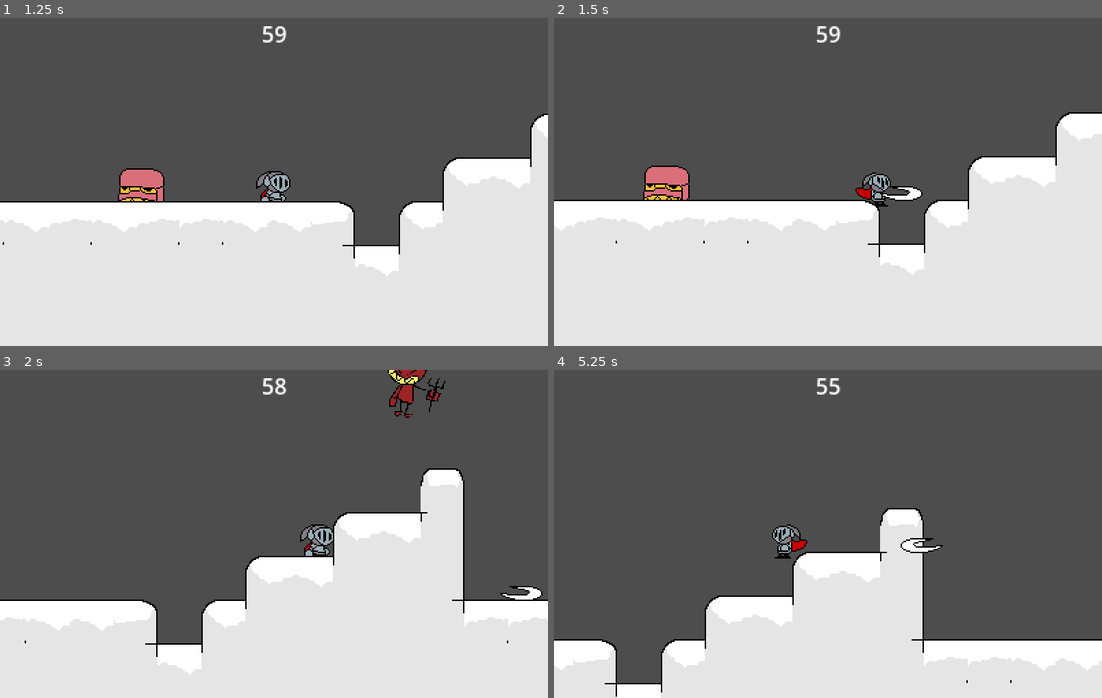
Above: before the commit, frames 1-4 (two rows, left to right).
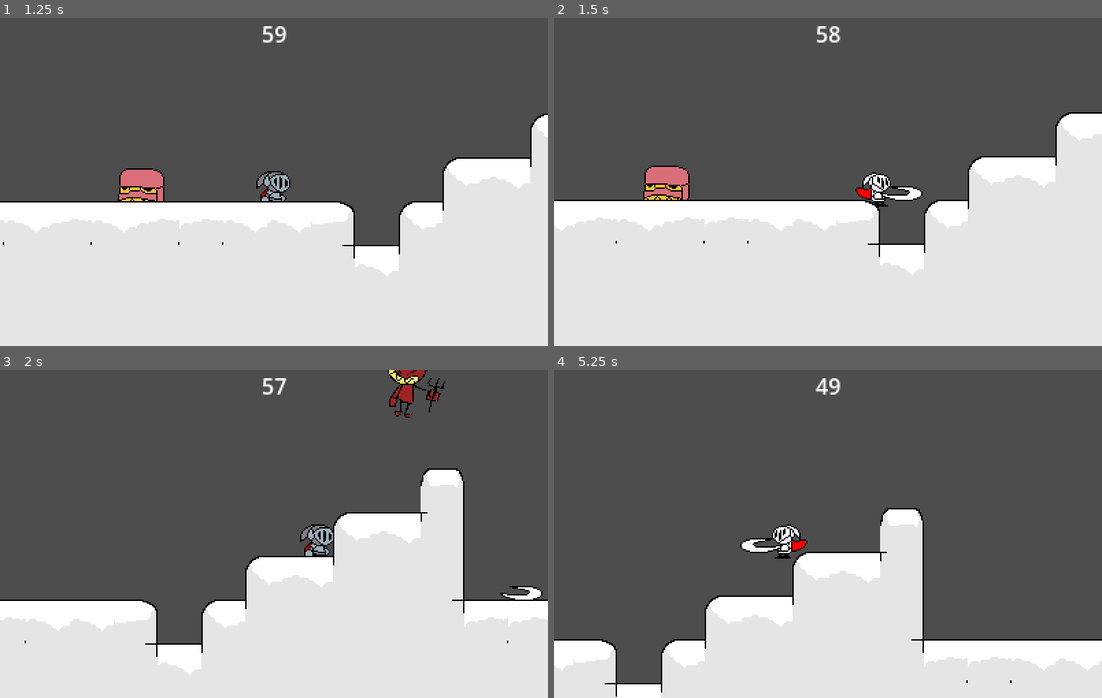
Above: after the commit, the same moments.

Repository: WondaMegapon/ACMJAM-S2024
Game: Godot game, scene res://Scenes/MainMenue.tscn
The game is run twice, just before and just after one commit, with the same random seed, the same clock (stepped at 60 frames per second) and the same inputs.
Inputs:
- Up to frame 1 (1.25 s): click "Play" at 0.5 s
- Up to frame 2 (1.5 s): hold D (player_right) from 1.28 s (still down); tap E (player_shoot) at 1.35 s
- Up to frame 3 (2 s): keep holding D (player_right); tap Space (player_jump) at 1.52 s
- Up to frame 4 (5.25 s): tap Shift (player_dash) at 2.1 s; tap Space (player_jump) at 2.27, 3.77, 4.52 s; tap E (player_shoot) at 2.3, 3.05, 3.6, 4.55, 5.1 s; release D (player_right) at 2.78 s; hold A (player_left) 2.78-3.53 s; hold F (player_interact) 2.78-3.53 s; hold D (player_right) 3.53-5.03 s; tap Q (player_slash) at 4.35 s; hold A (player_left) from 5.03 s (still down)

Frame 1 is identical in both runs. In frame 2, 0.3% of the frame differs, in the area x 50-62%, y 2-56%; in frame 3, less than 0.1%; in frame 4, 0.8%, in the area x 34-71%, y 2-56%.

Commit message:
Fixed Beams and Mimic Behavior

Diff:
--- a/Objects/Characters/MimicShop.tscn
+++ b/Objects/Characters/MimicShop.tscn
@@ -145,7 +145,7 @@
 
 [sub_resource type="AnimationNodeStateMachineTransition" id="AnimationNodeStateMachineTransition_iehq4"]
 advance_mode = 2
-advance_expression = "ShopArea.has_overlapping_bodies()"
+advance_expression = "ShopArea.has_overlapping_bodies() and shopStock > 0"
 
 [sub_resource type="AnimationNodeStateMachineTransition" id="AnimationNodeStateMachineTransition_8tdti"]
 switch_mode = 2
@@ -157,7 +157,7 @@
 
 [sub_resource type="AnimationNodeStateMachineTransition" id="AnimationNodeStateMachineTransition_yu8re"]
 advance_mode = 2
-advance_expression = "not ShopArea.has_overlapping_bodies()"
+advance_expression = "not ShopArea.has_overlapping_bodies() or shopStock <= 0"
 
 [sub_resource type="AnimationNodeStateMachine" id="AnimationNodeStateMachine_sd4bh"]
 states/close/node = SubResource("AnimationNodeAnimation_ioist")
--- a/Scripts/Characters/Player.gd
+++ b/Scripts/Characters/Player.gd
@@ -3,6 +3,7 @@
 const SPEED = 300.0 # The movement speed of the character.
 const JUMP_VELOCITY = -400.0 # The impulse jump force of the character.
 const DASH_MAX_COOLDOWN = 0.5 # The max cooldown of the dash
+const BEAM_MAX_COOLDOWN = 0.3 # Bwoom.
 const MAX_IFRAMES = 0.7 # The max iframes on the character.\
 const SWORDBEAM = preload("res://Scenes/sword_beam.tscn")
 
@@ -12,6 +13,7 @@
 # Get the gravity from the project settings to be synced with RigidBody nodes.
 var gravity = ProjectSettings.get_setting("physics/2d/default_gravity")
 var dashCooldown = 0 # The cooldown of the dash.
+var beamCooldown = 0 # Beam cooldown.
 var iframes = 0 # The amount of iframes the character has.
 
 # For animation
@@ -53,15 +55,19 @@
 	# Drag on horizontal momentum.
 	velocity.x = move_toward(velocity.x, direction * SPEED, 100)
 
-	if Input.is_action_just_pressed("player_shoot"):
+	if Input.is_action_just_pressed("player_shoot") and beamCooldown <= 0:
+		beamCooldown = BEAM_MAX_COOLDOWN # Weeabo stuff.
 		var beam =  SWORDBEAM.instantiate()
 		get_parent().add_child(beam)
 		beam.position = position
-		if (direction != 0): beam.transform.x *= -1 if sign(beam.transform.x.x) != sign(direction) else 1
+		beam.scale.x *= sign(direction)
+		gameMaster.globalTimerAdd(-1)
+		iframes += BEAM_MAX_COOLDOWN
 
 	# Decreasing the cooldown.
 	if(dashCooldown >= 0): dashCooldown -= delta
 	if(iframes >= 0): iframes -= delta
+	if(beamCooldown >= 0): beamCooldown -= delta
 
 	# Moving~
 	move_and_slide()
--- a/Scripts/SwordBeam.gd
+++ b/Scripts/SwordBeam.gd
@@ -6,7 +6,7 @@
 func _ready():
 	pass
 func _physics_process(delta):
-	velocity.x = SPEED * delta
+	velocity.x = SPEED * delta * scale.x
 	translate(velocity)
 	$AnimatedSprite2D.play("shoot")
 
Not shown: 1 places in Scenes/sword_beam.tscn that only renumber resources
